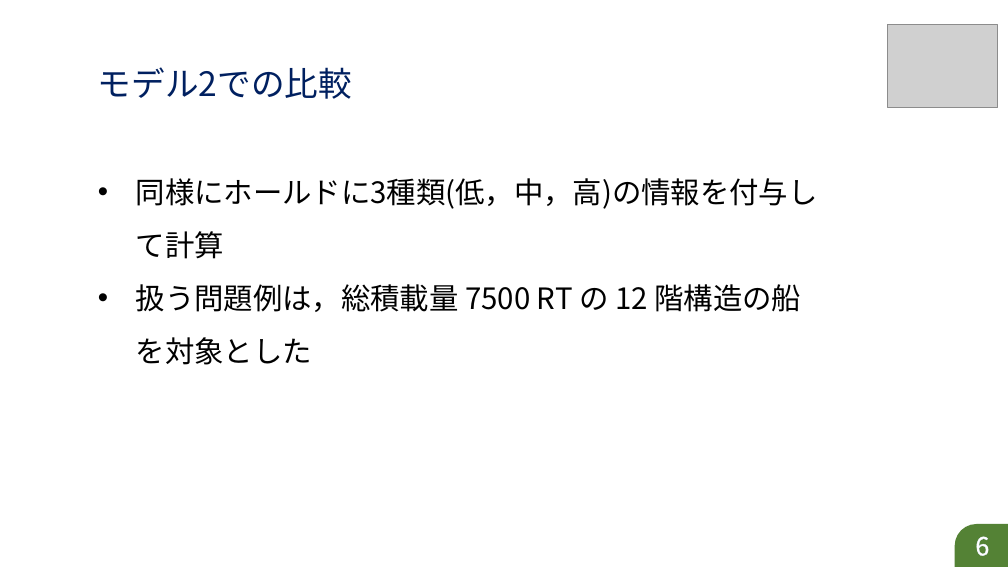
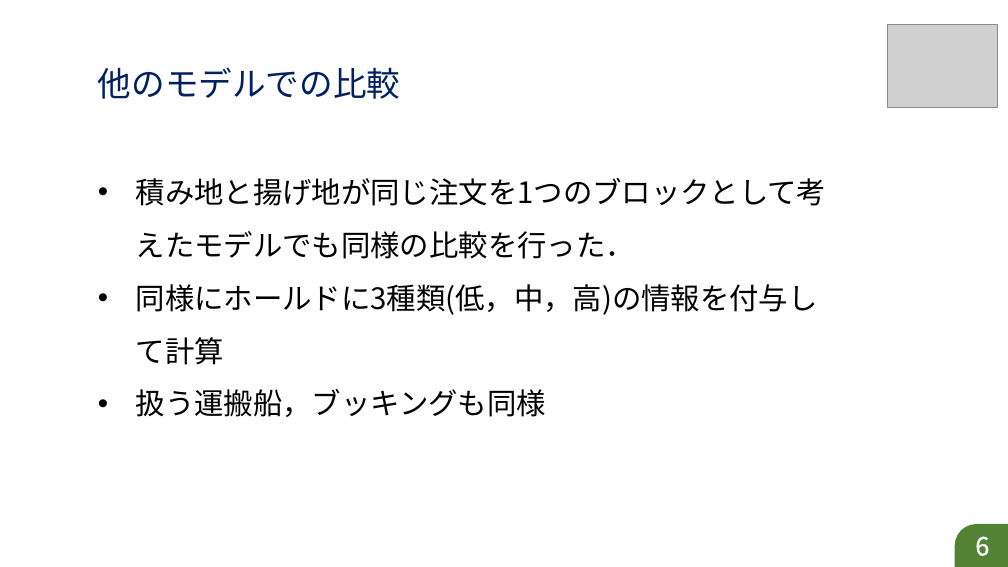
Before and after one commit to r-kurosu/kline_new, a slide deck: slide 6 of 高さ制約に関する比較.pptx. Drawn at 1008x567 pixels with LibreOffice and Linux fonts; fonts in the diff are those of the drawing; grey boxes stand for pictures. Boxes give left, top, right and bottom in pixels: in the first picture for what was removed or moved away, otherwise in the second. Text is boxed around its words. In the diff, an @@ line names an element or a change of style, - is before the commit and + after.

```diff
--- a/高さ制約に関する比較.pptx
+++ b/高さ制約に関する比較.pptx
@@ text at bbox=[98, 67, 400, 99]: text changed @@
-モデル2での比較
+他のモデルでの比較
@@ text at bbox=[136, 178, 827, 206]: paragraph added @@
+• 積み地と揚げ地が同じ注文を1つのブロックとして考えたモデルでも同様の比較を行った．
@@ text at bbox=[136, 389, 546, 417]: text changed @@
-• 扱う問題例は，総積載量 7500 RT の 12 階構造の船を対象とした
+• 扱う運搬船，ブッキングも同様
```
Also in this commit, not shown: 5 other slides changed.
